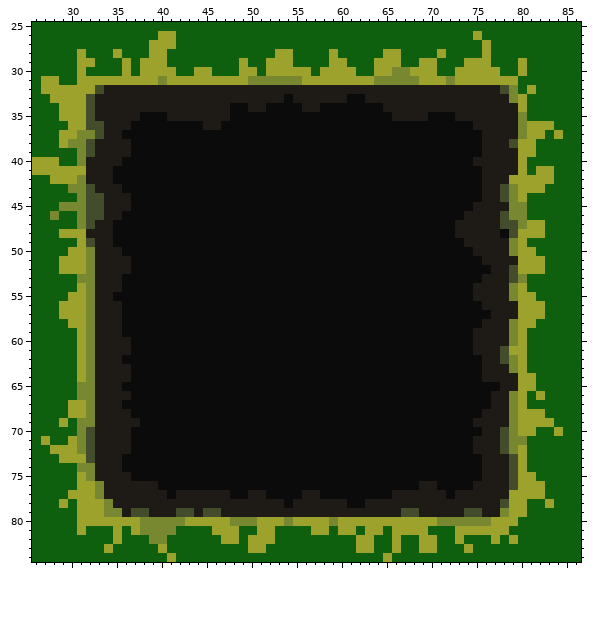
Pixel-art file -- apps/reimagine/public/assets/assets.aseprite. The first picture shows the starting point.
768x384 pixels, 1 frame. Colours within 5 levels of each other are drawn and written as one. Shown: x 26..86, y 25..84.
After the commit:
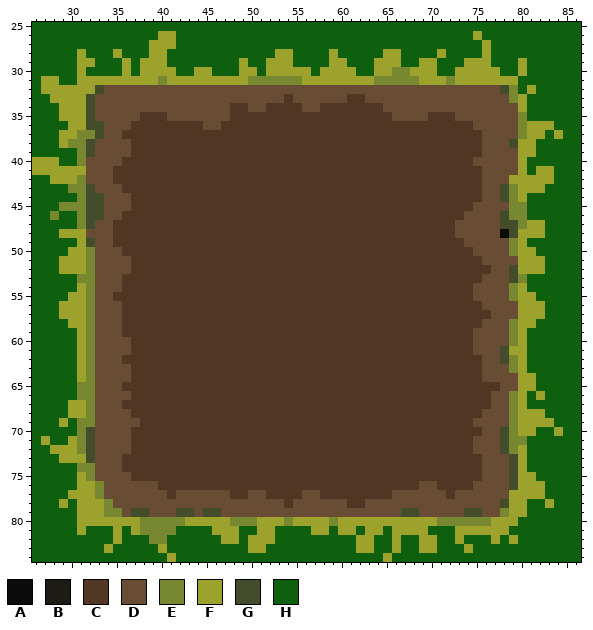
Palette (. is transparent): A #0b0b0b  B #1e1b16  C #503623  D #684c33  E #788830  F #9da22c  G #434d2c  H #0e5f0e
The edit:
Changed rows in their new state; - is an unchanged pixel.
Layer "Tileset":
first column x 32:
32 --DDDDDDDDDDDDDDDDDDDDDDDDDDDDDDDDDDDDDDDDDDDD--
33 -DDDDDDDDDDDDDDDDDDDDDCDDDDDDCCDDDDDDDDDDDDDDDD-
34 -DDDDDDDDDDDDDDDCCDDCCCCDDCCCCCCCDDDDDDDDDDDDDDD
35 -DDDDDCCCDDDDDDDCCCCCCCCCCCCCCCCCCDDDDCCCDDDDDDD
36 --DDDCCCCCCCCDDCCCCCCCCCCCCCCCCCCCCCCCCCCCCDDDDD
37 --DDCCCCCCCCCCCCCCCCCCCCCCCCCCCCCCCCCCCCCCCCDDDD
38 -DDDDCCCCCCCCCCCCCCCCCCCCCCCCCCCCCCCCCCCCCCCDDD-
39 -DDDDCCCCCCCCCCCCCCCCCCCCCCCCCCCCCCCCCCCCCCCDDDD
40 DDDDCCCCCCCCCCCCCCCCCCCCCCCCCCCCCCCCCCCCCCCDDDDD
41 DDDCCCCCCCCCCCCCCCCCCCCCCCCCCCCCCCCCCCCCCCCCDDDD
42 DDDCCCCCCCCCCCCCCCCCCCCCCCCCCCCCCCCCCCCCCCCCDDD-
43 -DDDCCCCCCCCCCCCCCCCCCCCCCCCCCCCCCCCCCCCCCCCDD--
44 --DDDCCCCCCCCCCCCCCCCCCCCCCCCCCCCCCCCCCCCCCCDD--
45 --DDDCCCCCCCCCCCCCCCCCCCCCCCCCCCCCCCCCCCCCCDDDD-
46 --DDCCCCCCCCCCCCCCCCCCCCCCCCCCCCCCCCCCCCCCDDDD--
47 -DDCCCCCCCCCCCCCCCCCCCCCCCCCCCCCCCCCCCCCCDDDDD--
48 DDDCCCCCCCCCCCCCCCCCCCCCCCCCCCCCCCCCCCCCCDDDDD--
49 -DDCCCCCCCCCCCCCCCCCCCCCCCCCCCCCCCCCCCCCCCDDDDD-
50 -DDDCCCCCCCCCCCCCCCCCCCCCCCCCCCCCCCCCCCCCCCDDDD-
51 -DDDDCCCCCCCCCCCCCCCCCCCCCCCCCCCCCCCCCCCCCCCDDDD
52 -DDDDCCCCCCCCCCCCCCCCCCCCCCCCCCCCCCCCCCCCCCCCDD-
53 -DDDCCCCCCCCCCCCCCCCCCCCCCCCCCCCCCCCCCCCCCCCDDD-
54 -DDDCCCCCCCCCCCCCCCCCCCCCCCCCCCCCCCCCCCCCCCDDDD-
55 -DDCCCCCCCCCCCCCCCCCCCCCCCCCCCCCCCCCCCCCCCCDDDD-
56 -DDDCCCCCCCCCCCCCCCCCCCCCCCCCCCCCCCCCCCCCCCCDDDD
57 -DDDCCCCCCCCCCCCCCCCCCCCCCCCCCCCCCCCCCCCCCCCCDDD
58 -DDDCCCCCCCCCCCCCCCCCCCCCCCCCCCCCCCCCCCCCCCCDDD-
59 -DDDCCCCCCCCCCCCCCCCCCCCCCCCCCCCCCCCCCCCCCCDDDD-
60 -DDDDCCCCCCCCCCCCCCCCCCCCCCCCCCCCCCCCCCCCCCDDDD-
61 -DDDDCCCCCCCCCCCCCCCCCCCCCCCCCCCCCCCCCCCCCCDDD--
62 -DDDCCCCCCCCCCCCCCCCCCCCCCCCCCCCCCCCCCCCCCCCDD--
63 -DDDDCCCCCCCCCCCCCCCCCCCCCCCCCCCCCCCCCCCCCCCDDD-
64 -DDDDCCCCCCCCCCCCCCCCCCCCCCCCCCCCCCCCCCCCCCCDDDD
65 -DDDCCCCCCCCCCCCCCCCCCCCCCCCCCCCCCCCCCCCCCCCCCDD
66 -DDDDCCCCCCCCCCCCCCCCCCCCCCCCCCCCCCCCCCCCCCCCDD-
67 -DDDCCCCCCCCCCCCCCCCCCCCCCCCCCCCCCCCCCCCCCCCCDD-
68 -DDDDCCCCCCCCCCCCCCCCCCCCCCCCCCCCCCCCCCCCCCCDDD-
69 -DDDDDCCCCCCCCCCCCCCCCCCCCCCCCCCCCCCCCCCCCCDDDD-
70 -DDDDCCCCCCCCCCCCCCCCCCCCCCCCCCCCCCCCCCCCCCCDD--
71 -DDDDCCCCCCCCCCCCCCCCCCCCCCCCCCCCCCCCCCCCCCDDD--
72 -DDDDCCCCCCCCCCCCCCCCCCCCCCCCCCCCCCCCCCCCCCDDD--
73 -DDDCCCCCCCCCCCCCCCCCCCCCCCCCCCCCCCCCCCCCCCCDDD-
74 -DDDCCCCCCCCCCCCCCCCCCCCCCCCCCCCCCCCCCCCCCCCDDD-
75 -DDDDCCCCCCCCCCCCCCCCCCCCCCCCCCCCCCCCCCCCCCCDDD-
76 --DDDDDDCCCCCCCCCCCCCCCCCCCCCCCCCCCCCDDCCCCDDDD-
77 --DDDDDDDCDDDDDDCCDDCCCCDDCCCCCCCCDDDDDDCDDDDDD-
78 ---DDDDDDDDDDDDDDDDDDDCDDDDDDCCDDDDDDDDDDDDDDD--
79 ----D--DDD--D--DDDDDDDDDDDDDDDDDDDD--DDDDD--DD--
Pixel boxes of the changes (left, top, right, bottom) in both pictures:
changed: (86, 85, 518, 517)
